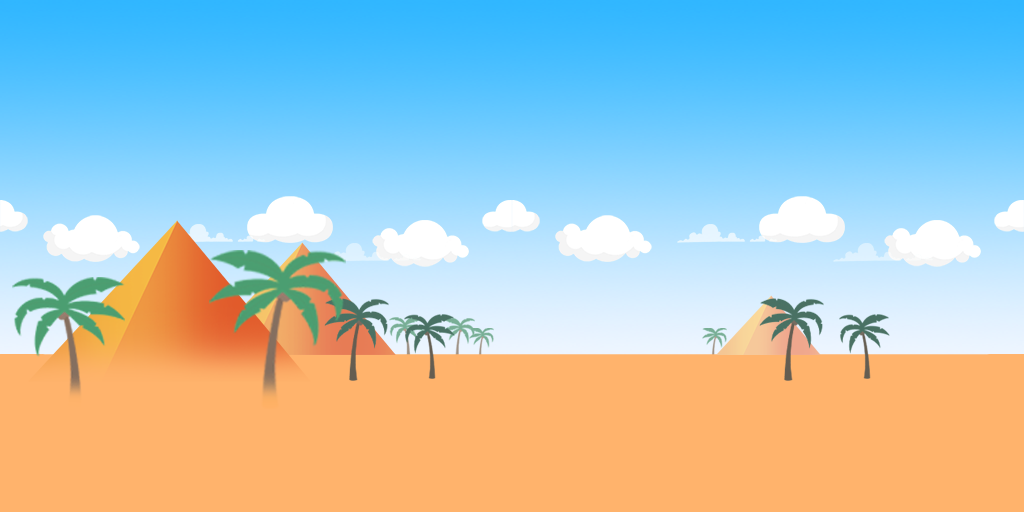
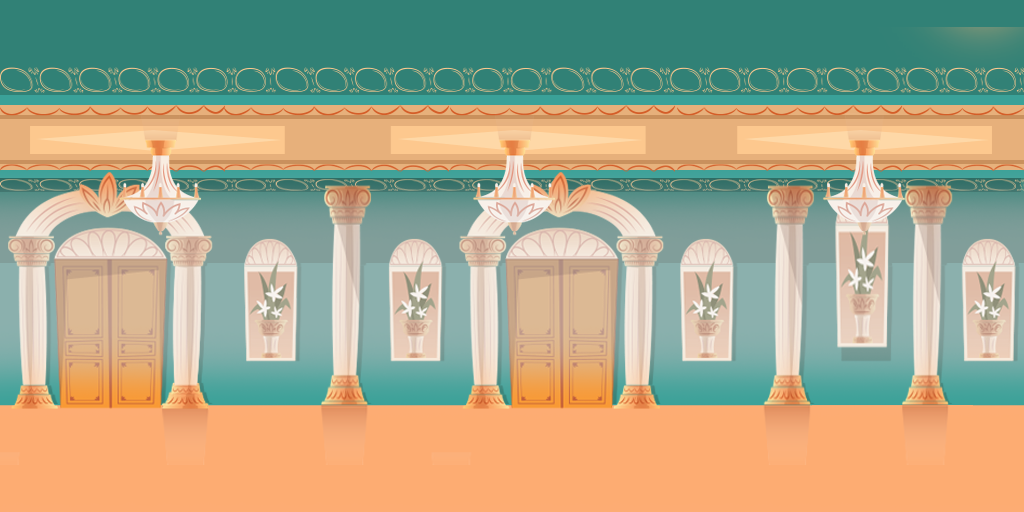
The second 1024 x 512 image is a revision of the first. Changes to its layers:
removed layer "Layer 12 copy" over (x1=209, y1=250, x2=346, y2=409)
added layer "Layer 17" above "Layer 8" over (x1=0, y1=67, x2=1024, y2=93)
moved "Layer 8" above "Layer 10 copy 4", painted on it over (x1=27, y1=112, x2=906, y2=382)
removed layer "Layer 8 copy 2" over (x1=716, y1=295, x2=821, y2=355)
removed layer "Layer 8 copy" over (x1=198, y1=242, x2=396, y2=355)
renamed "Layer 7 copy 2" to "Layer 10 copy 4", showed it, painted on it over (x1=0, y1=172, x2=1016, y2=512)
added layer "Layer 16" above "Layer 10 copy 3" over (x1=0, y1=105, x2=1024, y2=172)
renamed "Layer 9" to "Layer 10 copy 3", painted on it over (x1=0, y1=236, x2=1020, y2=503)
added layer "Layer 15" above "Shape 1" over (x1=0, y1=115, x2=1024, y2=164)
added layer "Shape 1" above "Layer 14" over (x1=30, y1=126, x2=992, y2=154)
added layer "Layer 14" above "Layer 6" over (x1=0, y1=95, x2=1024, y2=170)
painted on "Layer 6" over (x1=0, y1=354, x2=1024, y2=512)
removed group "Cloud copy" (7 layers) over (x1=512, y1=196, x2=1024, y2=267)
removed layer "Layer 2 copy" (1st of 2, in "Cloud copy") from group "Cloud copy" over (x1=884, y1=220, x2=981, y2=267)
removed layer "Layer 2" (1st of 2, in "Cloud copy") from group "Cloud copy" over (x1=555, y1=215, x2=652, y2=262)
removed group "Cloud" (7 layers) over (x1=0, y1=196, x2=512, y2=267)
removed layer "Layer 2 copy" (2nd of 2, in "Cloud") from group "Cloud" over (x1=372, y1=220, x2=469, y2=267)
moved "Layer 13" above "Layer 17 copy", painted on it over (x1=0, y1=27, x2=1024, y2=467)
removed layer "Layer 11 copy 5" over (x1=759, y1=298, x2=890, y2=381)
added layer "Layer 17 copy" above "Layer 12" over (x1=0, y1=179, x2=1024, y2=191)
moved "Layer 12" above "Layer 11", painted on it over (x1=0, y1=48, x2=1021, y2=408)
moved "Layer 11" above "Layer 1", painted on it over (x1=0, y1=0, x2=1024, y2=512)
…and 15 more changes (15 removed)
